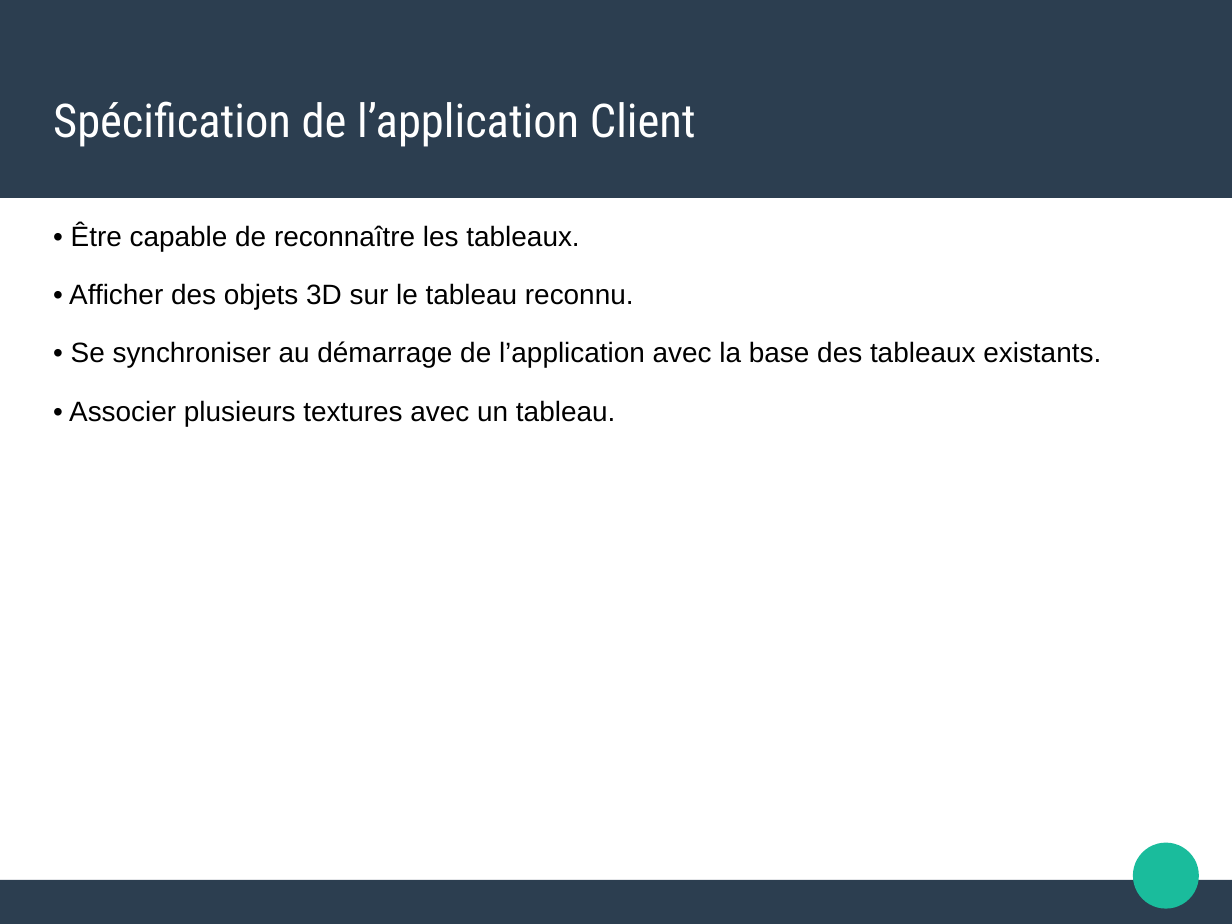
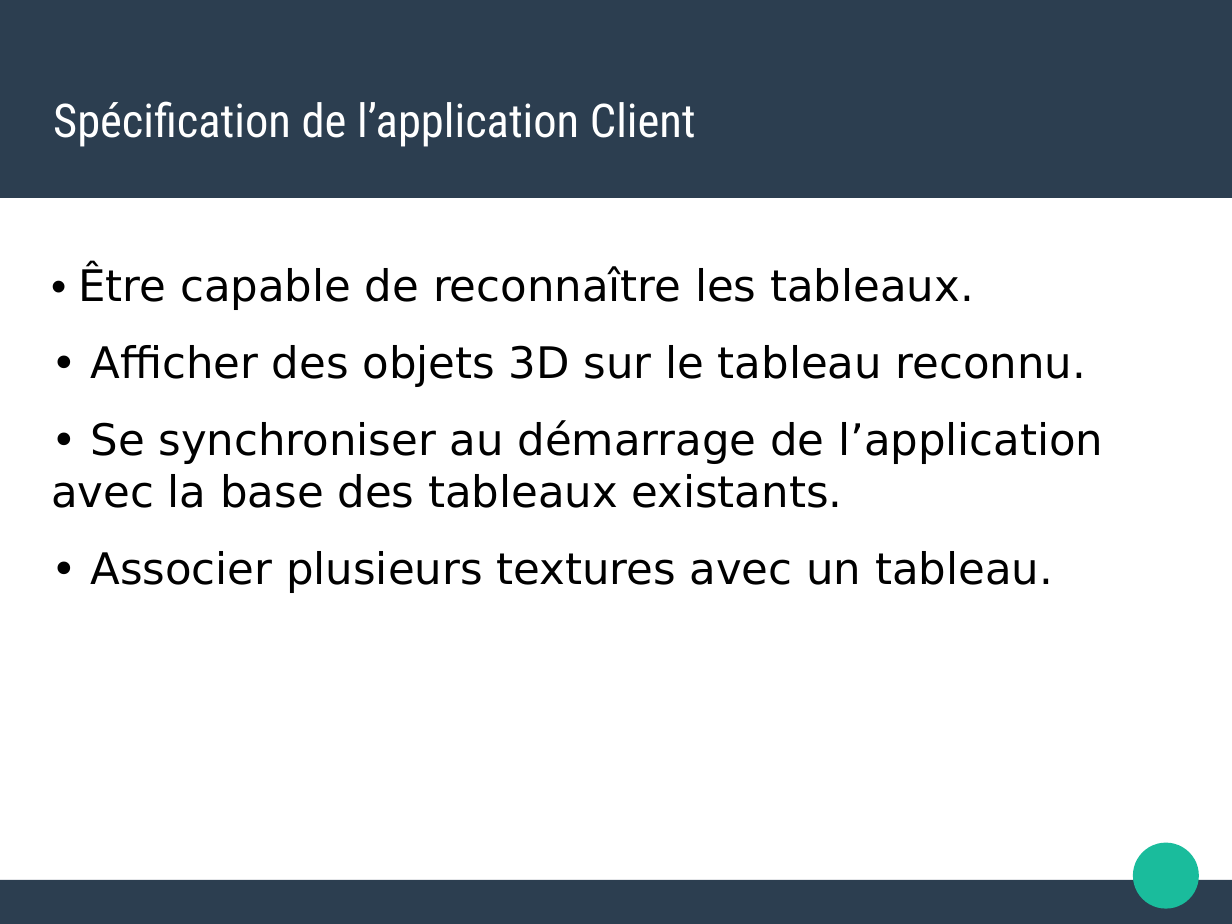
Before and after one commit to norips/Projet_MBA_ConfigCreator, a slide deck: slide 3 of Presentation_exam.odp. Drawn at 1232x924 pixels with LibreOffice and Linux fonts; fonts in the diff are those of the drawing. Boxes give left, top, right and bottom in pixels: in the first picture for what was removed or moved away, otherwise in the second. Text is boxed around its words. In the diff, an @@ line names an element or a change of style, - is before the commit and + after.

Commit message:
changement de font du diapo et correction de fautes d'orthographe

```diff
--- a/Presentation_exam.odp
+++ b/Presentation_exam.odp
@@ text "• Être capable de reconnaître ...": place and size @@
-text "• Être capable de reconnaître ..." at bbox=[69, 224, 1101, 426]
+text "• Être capable de reconnaître ..." at bbox=[51, 266, 1103, 593]
@@ text "• Être capable de reconnaître ..." at bbox=[51, 266, 1103, 593]: size 18 to 28 pt, font Arial to DejaVu Sans @@
```
Also in this commit, not shown: 7 other slides changed.
